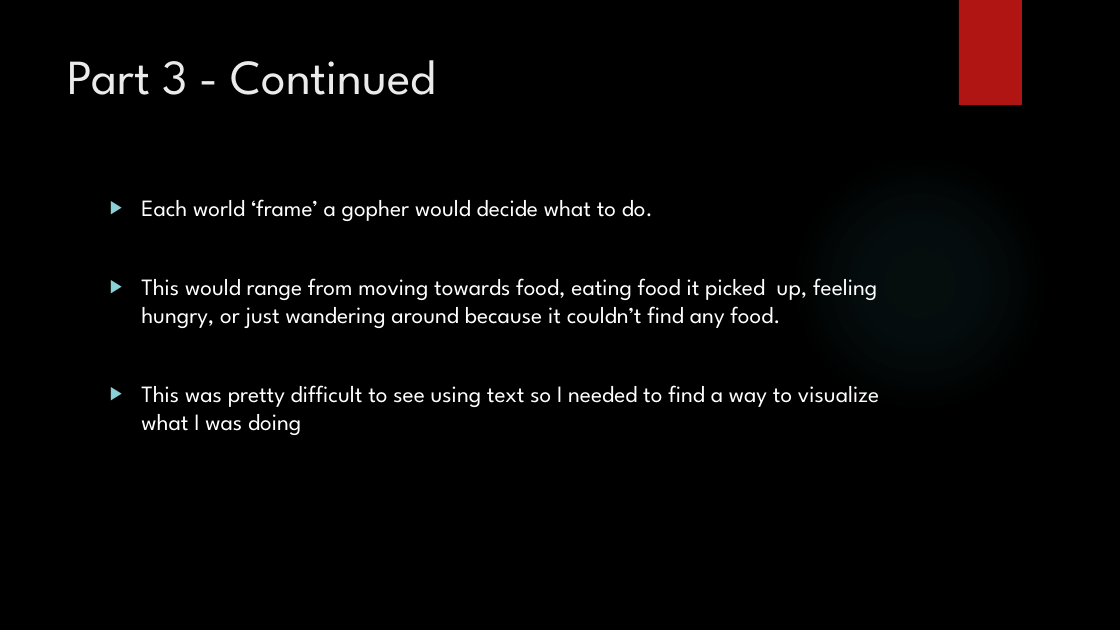
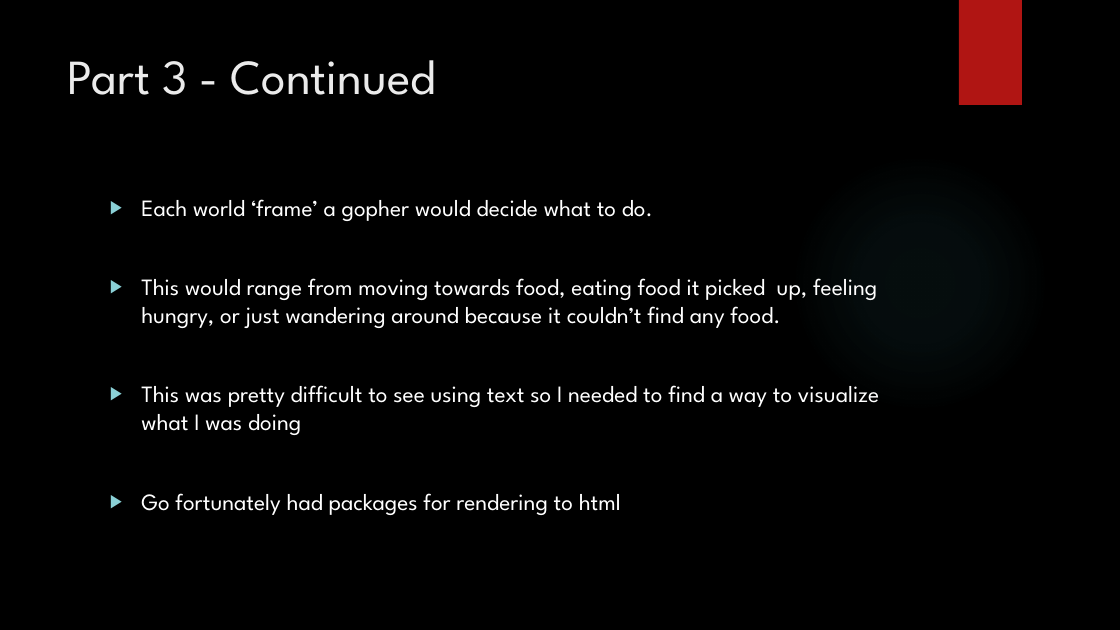
Before and after one commit to jaminologist/GopherLife, a slide deck: slide 19 of GopherLife.pptx. Drawn at 1120x630 pixels with LibreOffice and Linux fonts; fonts in the diff are those of the drawing; background and template pictures are left out. Boxes give left, top, right and bottom in pixels: in the first picture for what was removed or moved away, otherwise in the second. Text is boxed around its words. In the diff, an @@ line names an element or a change of style, - is before the commit and + after.

```diff
--- a/GopherLife.pptx
+++ b/GopherLife.pptx
@@ text at (141,493,621,515): paragraph added @@
+▶ Go fortunately had packages for rendering to html
```
Also in this commit, not shown: 6 other slides changed, 2 slides removed, 6 other files.
